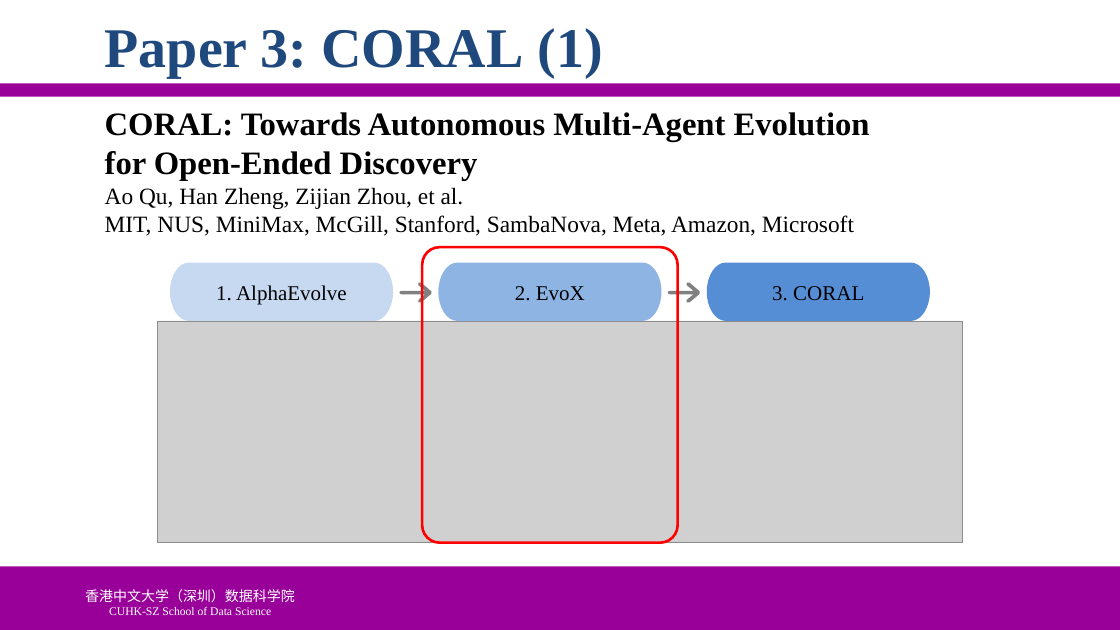
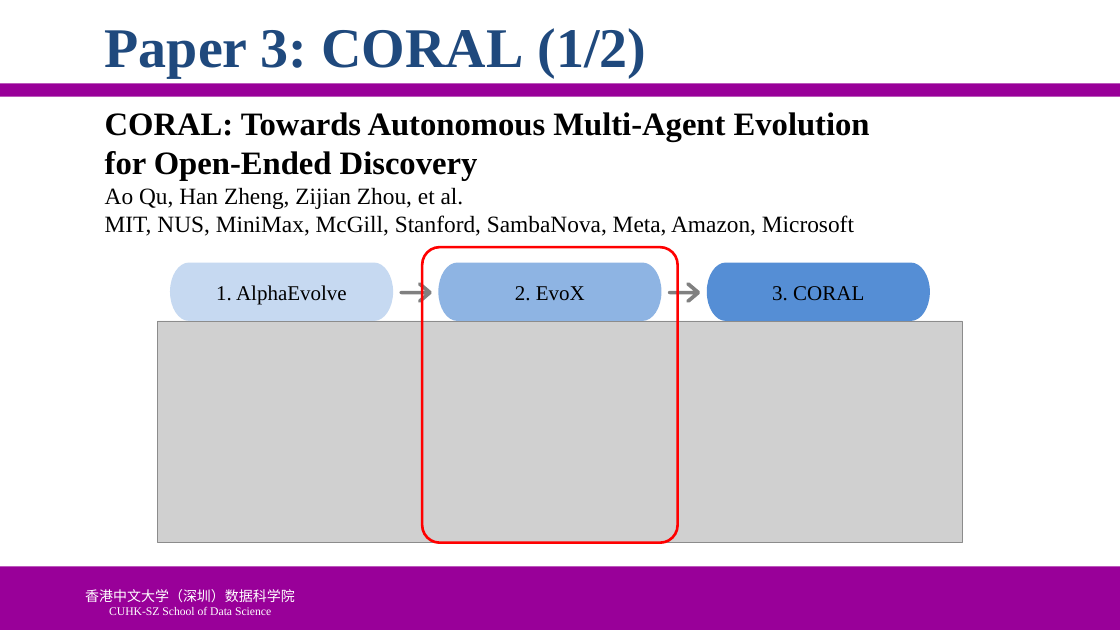
Before and after one commit to ychung1103/ychung1103.github.io, a slide deck: slide 17 of Slides/CSC6103/Presentaion Example.pptx. Drawn at 1120x630 pixels with LibreOffice and Linux fonts; fonts in the diff are those of the drawing; grey boxes stand for pictures; background and template pictures are left out. Boxes give left, top, right and bottom in pixels: in the first picture for what was removed or moved away, otherwise in the second. Text is boxed around its words. In the diff, an @@ line names an element or a change of style, - is before the commit and + after.

```diff
--- a/Slides/CSC6103/Presentaion Example.pptx
+++ b/Slides/CSC6103/Presentaion Example.pptx
@@ title at <box>105,28,647,78</box>: text changed @@
-Paper 3: CORAL (1)
+Paper 3: CORAL (1/2)
```
Also in this commit, not shown: 3 other slides changed, 1 other file.
